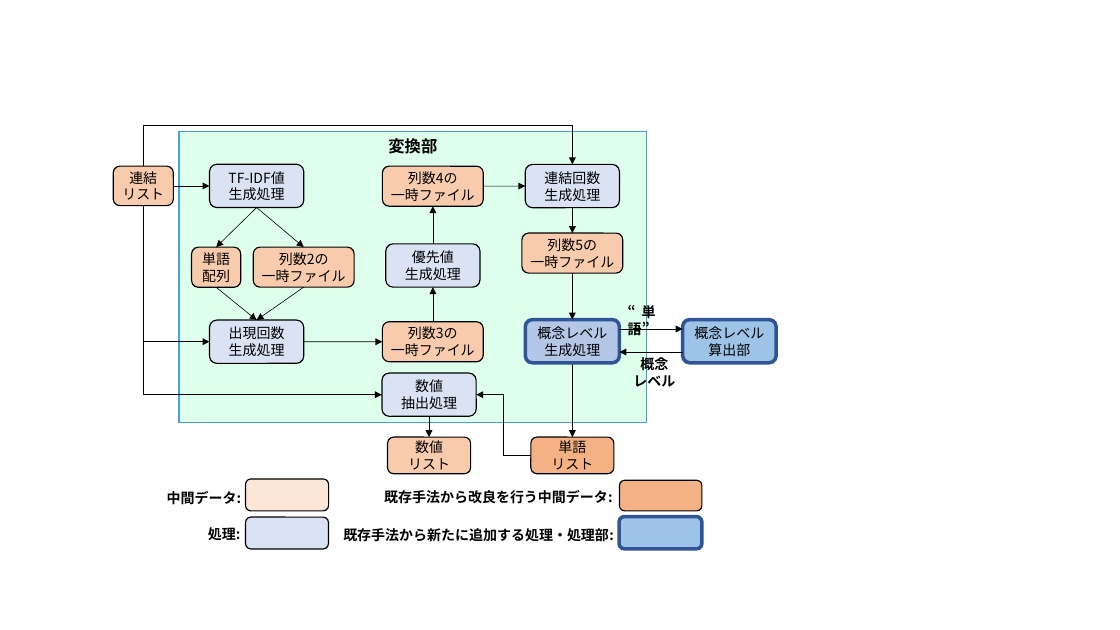
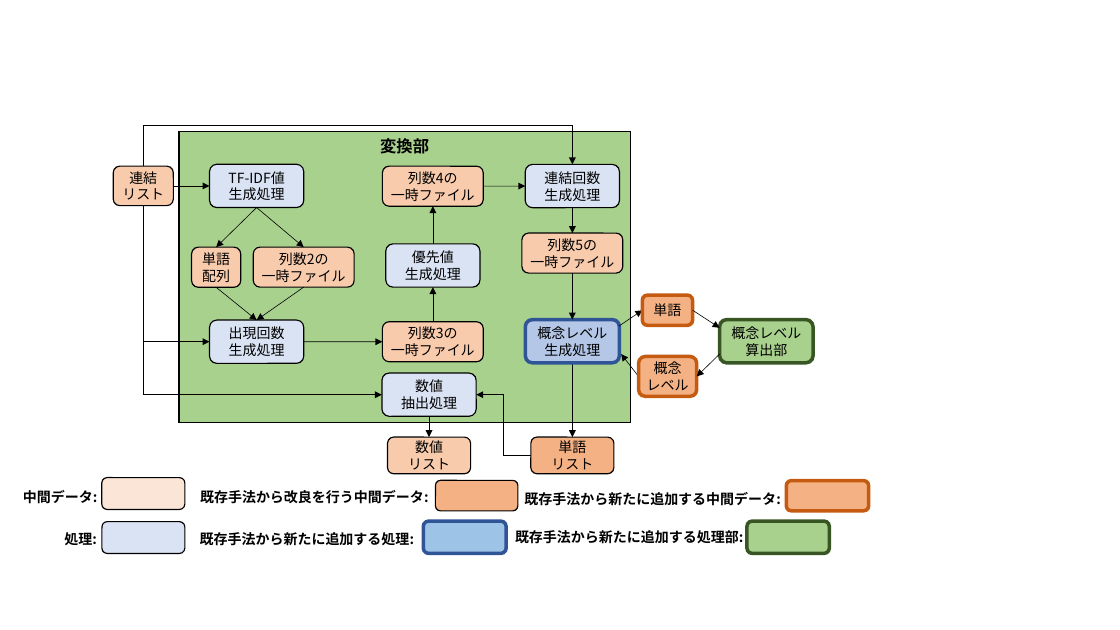
Before and after one commit to sugaken0528/masterPaper, a slide deck: slide 3 of image/sozai.pptx (slide 2 before the commit). Drawn at 1120x630 pixels with LibreOffice and Linux fonts; fonts in the diff are those of the drawing. Boxes give left, top, right and bottom in pixels: in the first picture for what was removed or moved away, otherwise in the second. Text is boxed around its words. In the diff, an @@ line names an element or a change of style, - is before the commit and + after.

```diff
--- a/image/sozai.pptx
+++ b/image/sozai.pptx
@@ rectangle "変換部": place and size @@
-rectangle "変換部" at [179,132,647,423]
+rectangle "変換部" at [179,132,630,423]
@@ rectangle "変換部" at [179,132,630,423]: fill #DDFFEB to #A9D18E; outline #47A1D9 1 pt to #000000 1 pt @@
@@ rounded rectangle "単語": place and size @@
-rounded rectangle "単語" at [628,303,656,338]
+rounded rectangle "単語" at [643,295,693,325]
@@ rounded rectangle "単語" at [643,295,693,325]: vertical alignment top to middle; fill none to #F4B183; outline none to #C55A11 3 pt @@
@@ arrow moved from (619, 329) - (683, 329) to (619, 326) - (643, 310) @@
@@ text in rounded rectangle at [653,303,681,316]: text changed; bold off @@
-“単語”
+単語
@@ arrow added from (693, 310) to (720, 328), #000000 0.5 pt @@
@@ rounded rectangle "概念レベル": place and size @@
-rounded rectangle "概念レベル" at [683,319,776,363]
+rounded rectangle "概念レベル" at [720,319,813,363]
@@ rounded rectangle "概念レベル" at [720,319,813,363]: fill #9DC3E6 to #A9D18E; outline #2F5597 3 pt to #385723 3 pt @@
@@ text in rounded rectangle at [731,326,801,356]: text changed @@
-概念レベル算出部
+概念レベル
+算出部
@@ arrow moved from (683, 352) - (619, 352) to (639, 376) - (621, 355) @@
@@ rounded rectangle "概念": place and size @@
-rounded rectangle "概念" at [633,356,675,391]
+rounded rectangle "概念" at [639,356,697,396]
@@ rounded rectangle "概念" at [639,356,697,396]: bold off; vertical alignment top to middle; fill none to #F4B183; outline none to #C55A11 3 pt @@
@@ arrow added from (720, 355) to (697, 376), #000000 0.5 pt @@
@@ rounded rectangle: place and size @@
-rounded rectangle at [245,479,329,511]
+rounded rectangle at [102,478,185,510]
@@ text "中間データ:": place and size @@
-text "中間データ:" at [167,491,242,505]
+text "中間データ:" at [23,490,98,504]
@@ text "既存手法から改良を行う中間データ:": place and size @@
-text "既存手法から改良を行う中間データ:" at [384,490,613,504]
+text "既存手法から改良を行う中間データ:" at [200,490,429,504]
@@ rounded rectangle: place and size @@
-rounded rectangle at [620,481,702,511]
+rounded rectangle at [435,481,518,511]
@@ text added at [524,492,781,506], 12 pt, text #000000, bold @@
+既存手法から新たに追加する中間データ:
@@ rounded rectangle added at [786,481,869,511], fill #F4B183, outline #C55A11 3 pt @@
@@ text "処理:": place and size @@
-text "処理:" at [208,527,241,540]
+text "処理:" at [64,532,97,545]
@@ rounded rectangle: place and size @@
-rounded rectangle at [245,518,329,549]
+rounded rectangle at [102,522,185,554]
@@ text at [200,532,415,546]: text changed @@
-既存手法から新たに追加する処理・処理部:
+既存手法から新たに追加する処理:
@@ rounded rectangle: place and size @@
-rounded rectangle at [619,517,702,549]
+rounded rectangle at [423,521,507,554]
@@ text added at [515,530,744,544], 12 pt, text #000000, bold @@
+既存手法から新たに追加する処理部:
@@ rounded rectangle added at [747,521,829,554], fill #A9D18E, outline #385723 3 pt @@
```
Also in this commit, not shown: 3 other slides changed, 7 slides added, 1 slide removed, 36 other files.
